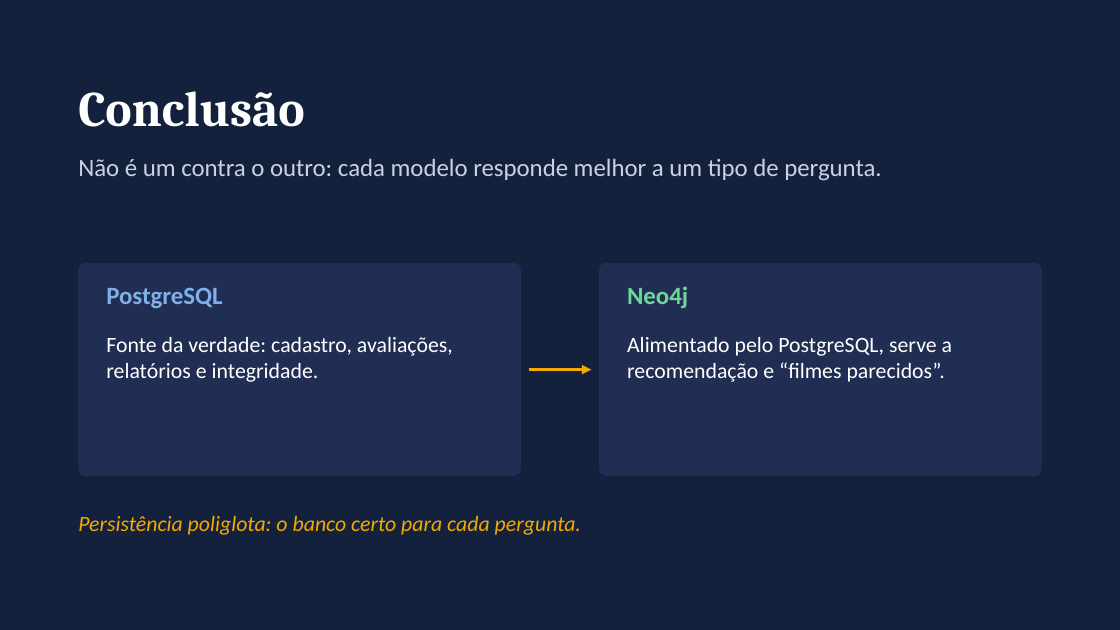
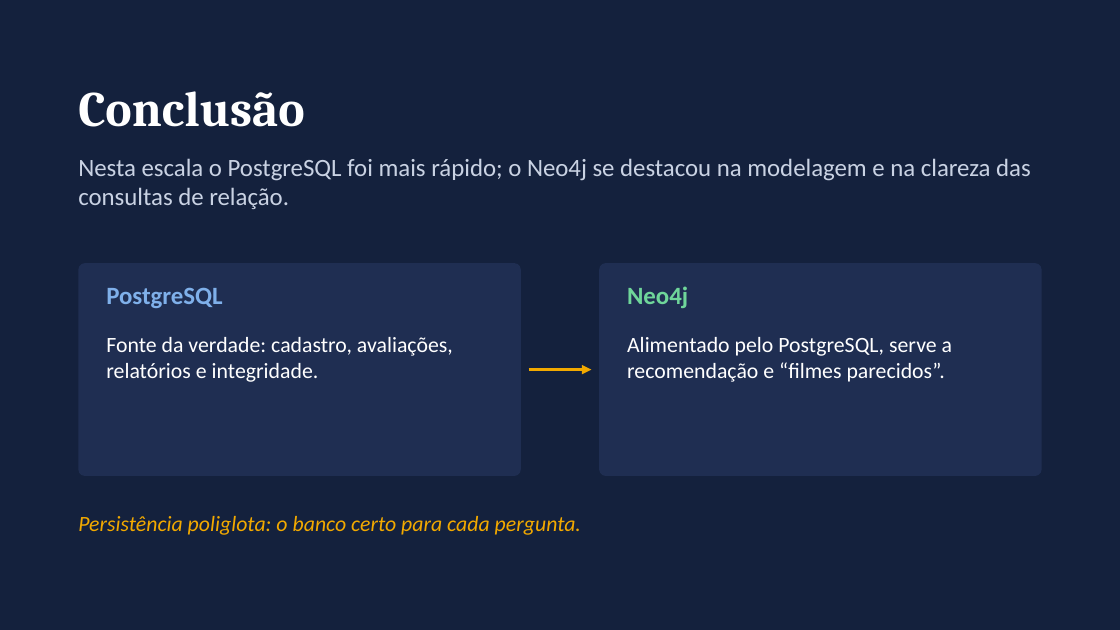
Before and after one commit to FineiasAntonio/BancoDeDados, a slide deck: slide 17 of docs/apresentacao.pptx (slide 14 before the commit). Drawn at 1120x630 pixels with LibreOffice and Linux fonts; fonts in the diff are those of the drawing. Boxes give left, top, right and bottom in pixels: in the first picture for what was removed or moved away, otherwise in the second. Text is boxed around its words. In the diff, an @@ line names an element or a change of style, - is before the commit and + after.

```diff
--- a/docs/apresentacao.pptx
+++ b/docs/apresentacao.pptx
@@ text at (78,158,1031,209): text changed @@
-Não é um contra o outro: cada modelo responde melhor a um tipo de pergunta.
+Nesta escala o PostgreSQL foi mais rápido; o Neo4j se destacou na modelagem e na clareza das consultas de relação.
```
Also in this commit, not shown: 4 other slides changed, 1 slide added, 2 slides removed, 6 other files.
